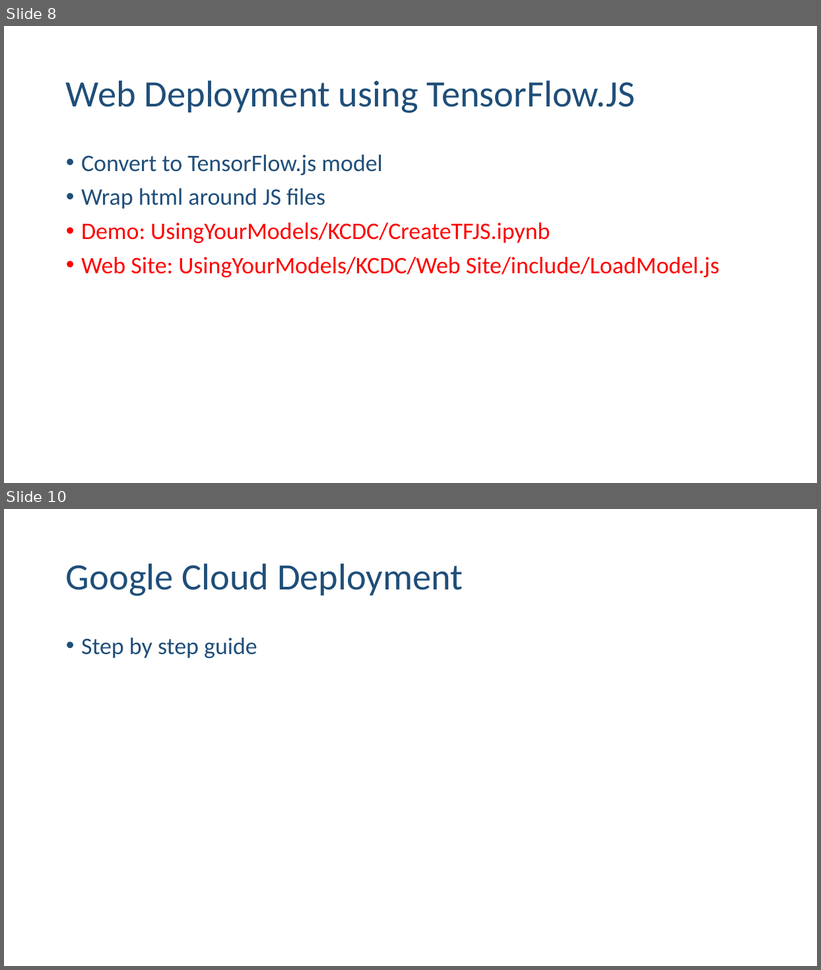
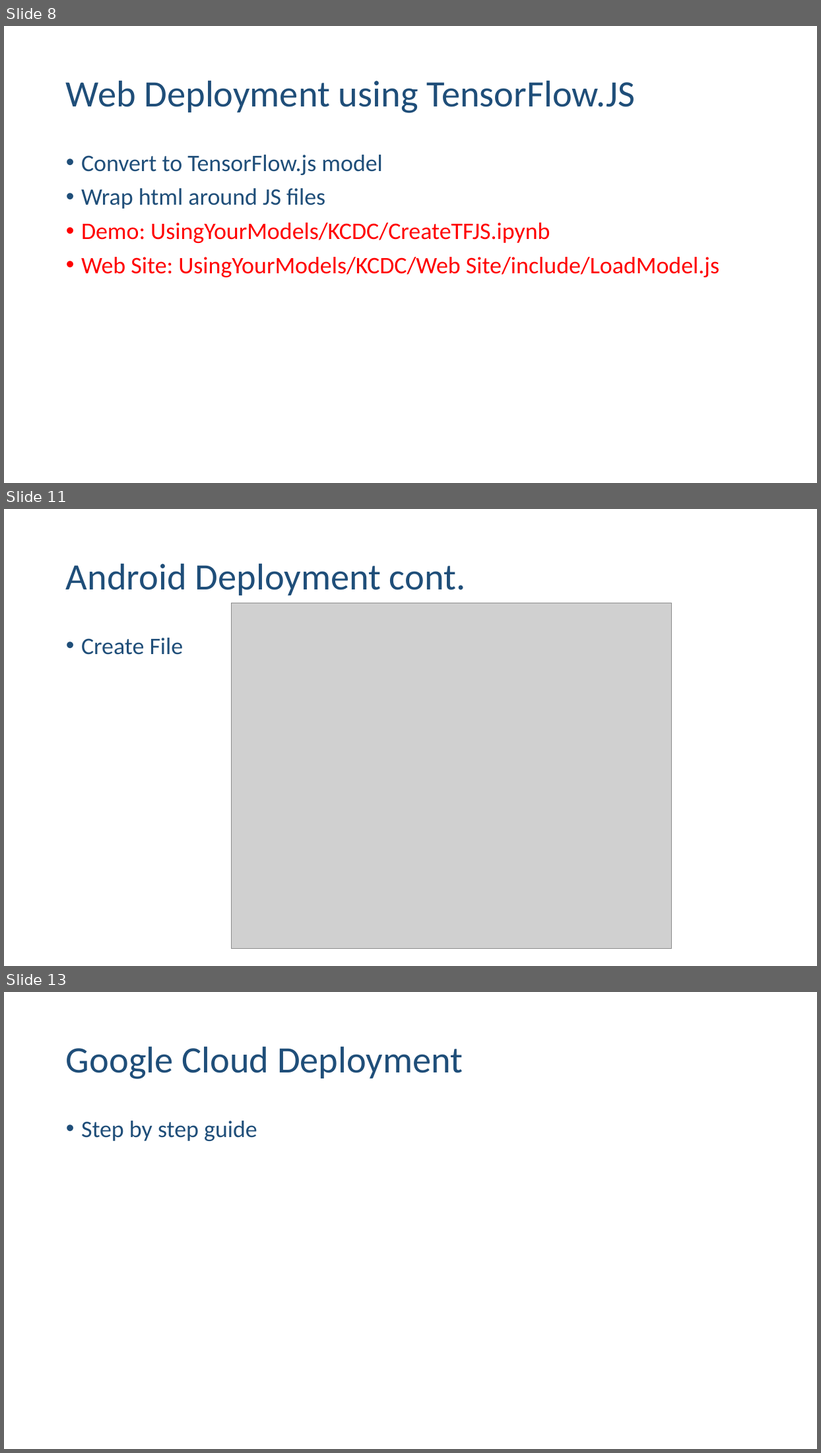
Before and after one commit to ehennis/Blog, a slide deck: UsingYourModels/DL-KCDC.pptx. Shown one above the other, each under a label of ours: slides 8 and 10 before the commit, slides 8, 11 and 13 after it; the slides between them are not shown. The pictures are 821x970 and 821x1453 pixels, drawn with LibreOffice and Linux fonts; fonts in the diff are those of the drawing; grey boxes stand for pictures. Boxes give left, top, right and bottom in pixels: in the first picture for what was removed or moved away, otherwise in the second. Text is boxed around its words. In the diff, an @@ line names an element or a change of style, - is before the commit and + after.

Commit message:
Finished Android

```diff
--- a/UsingYourModels/DL-KCDC.pptx
+++ b/UsingYourModels/DL-KCDC.pptx
@@ slide 11 added at <box>4,509,817,966</box>, background #FFFFFF @@
@@ title added at <box>66,563,465,595</box>, 44 pt, text #1F4E79 @@
+Android Deployment cont.
@@ picture added at <box>232,603,671,949</box> @@
@@ text added at <box>81,638,184,655</box>, 28 pt, text #1F4E79 @@
+• Create File
@@ what was slide 10 is now slide 13 @@
```
Also in this commit, not shown: 1 slide changed, 2 other slides added.
